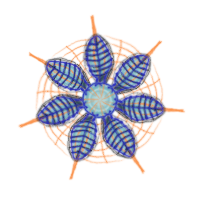
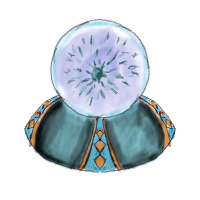
Layered file, before and after one edit (200x200). Changes by layer:
added layer "antimatter maker lines" above "antimatter maker shade" over (x1=23, y1=18, x2=177, y2=174)
added layer "antimatter maker shade" above "antimatter maker light" over (x1=31, y1=97, x2=167, y2=173)
added layer "antimatter maker light" (soft light) above "antimatter maker reflection" over (x1=26, y1=95, x2=174, y2=171)
added layer "antimatter maker reflection" above "antimatter maker pattern" over (x1=54, y1=16, x2=148, y2=117)
added layer "antimatter maker pattern" above "antimatter maker color" over (x1=63, y1=30, x2=141, y2=107)
added layer "antimatter maker color" above "antimatter maker glow" over (x1=24, y1=20, x2=176, y2=174)
added layer "antimatter maker glow" above "antimatter maker bg" over (x1=50, y1=17, x2=152, y2=120)
added layer "antimatter maker bg" above "q-condenser lines" over (x1=24, y1=95, x2=177, y2=173)
hid "q-condenser lines" over (x1=36, y1=33, x2=166, y2=162)
hid "q-condenser shade" over (x1=34, y1=32, x2=167, y2=163)
hid "q-condenser pattern" over (x1=17, y1=14, x2=186, y2=181)
hid "q-condenser light" over (x1=38, y1=36, x2=163, y2=159)
hid "q-condenser color" over (x1=39, y1=36, x2=163, y2=159)
